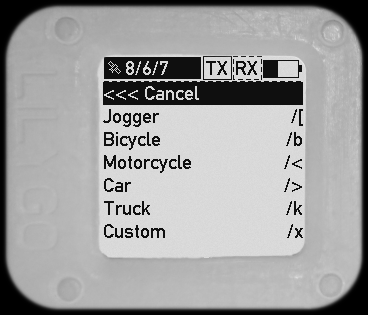
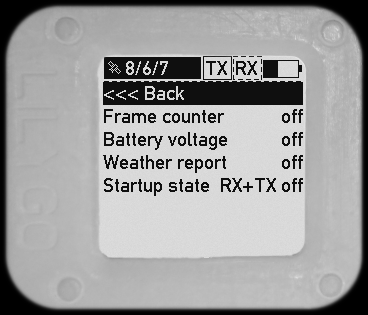
The second 368×315 image is a revision of the first. Changes to its layers:
hid "Menu: APRS Symbol" over [103, 86, 303, 238]
showed "Menu: APRS Advanced", painted on it over [103, 86, 303, 238]
